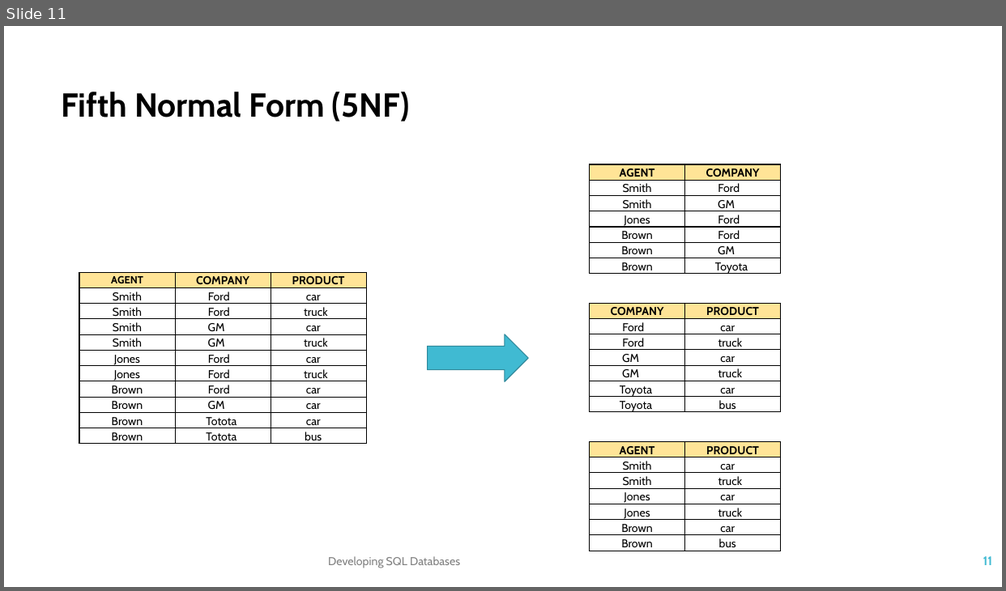
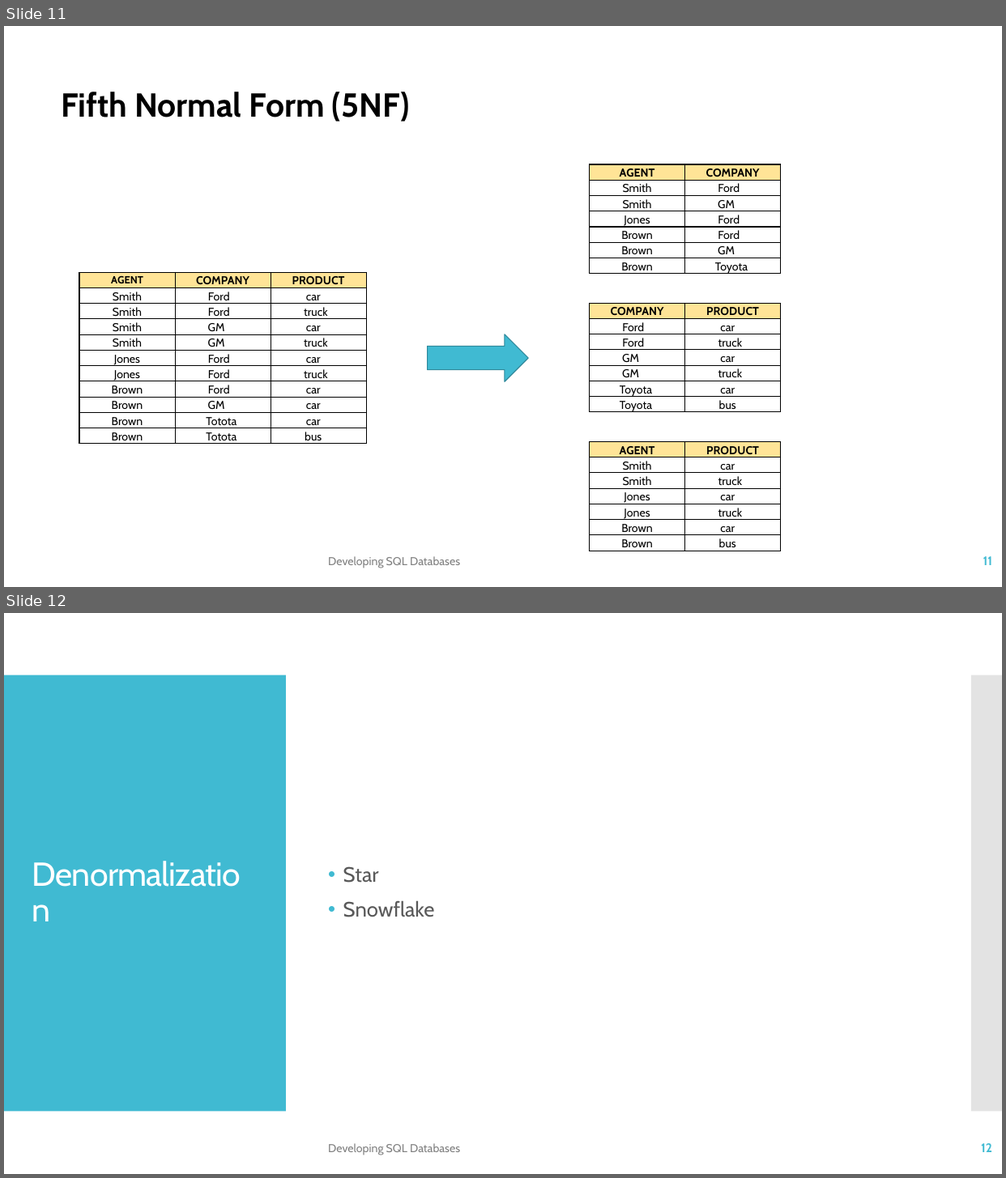
Before and after one commit to TKostyrka/70762DevSQLDB, a slide deck: DEVSQL_02_Normalization_NamingConv/DEVSQL_02A_Normalization.pptx. Shown one above the other, each under a label of ours: slide 11 before the commit, slides 11 and 12 after it. The pictures are 1006x591 and 1006x1178 pixels, drawn with LibreOffice and Linux fonts; fonts in the diff are those of the drawing. Boxes give left, top, right and bottom in pixels: in the first picture for what was removed or moved away, otherwise in the second. Text is boxed around its words. In the diff, an @@ line names an element or a change of style, - is before the commit and + after.

```diff
--- a/DEVSQL_02_Normalization_NamingConv/DEVSQL_02A_Normalization.pptx
+++ b/DEVSQL_02_Normalization_NamingConv/DEVSQL_02A_Normalization.pptx
@@ slide 12 added at bbox=[4, 613, 1002, 1174], background #FFFFFF @@
@@ rectangle added at bbox=[4, 675, 286, 1112], fill #40BAD2 @@
@@ rectangle added at bbox=[971, 675, 1002, 1112], fill #C8C8C8 at 50% opacity @@
@@ title added at bbox=[25, 705, 266, 1082], 32 pt, text #FFFFFF @@
+Denormalization
@@ text added at bbox=[343, 867, 435, 918], 20 pt, text #595959 @@
+• Star
+• Snowflake
@@ text added at bbox=[328, 1144, 460, 1156], 11 pt, text #808080 @@
+Developing SQL Databases
@@ page number added at bbox=[981, 1144, 992, 1152], 12 pt, text #40BAD2, bold @@
+12
```
Also in this commit, not shown: 6 other slides added, 4 other files.
